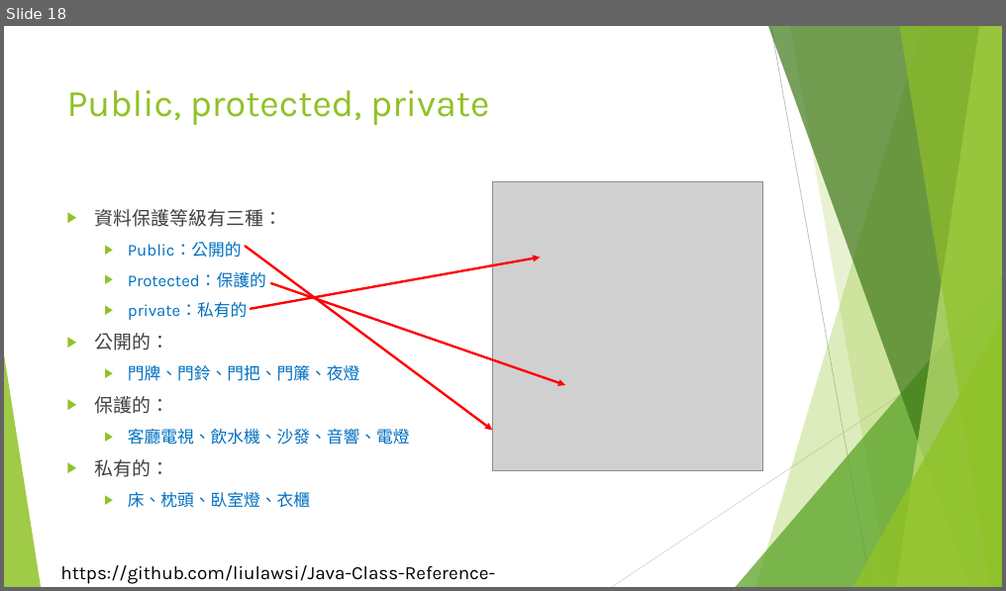
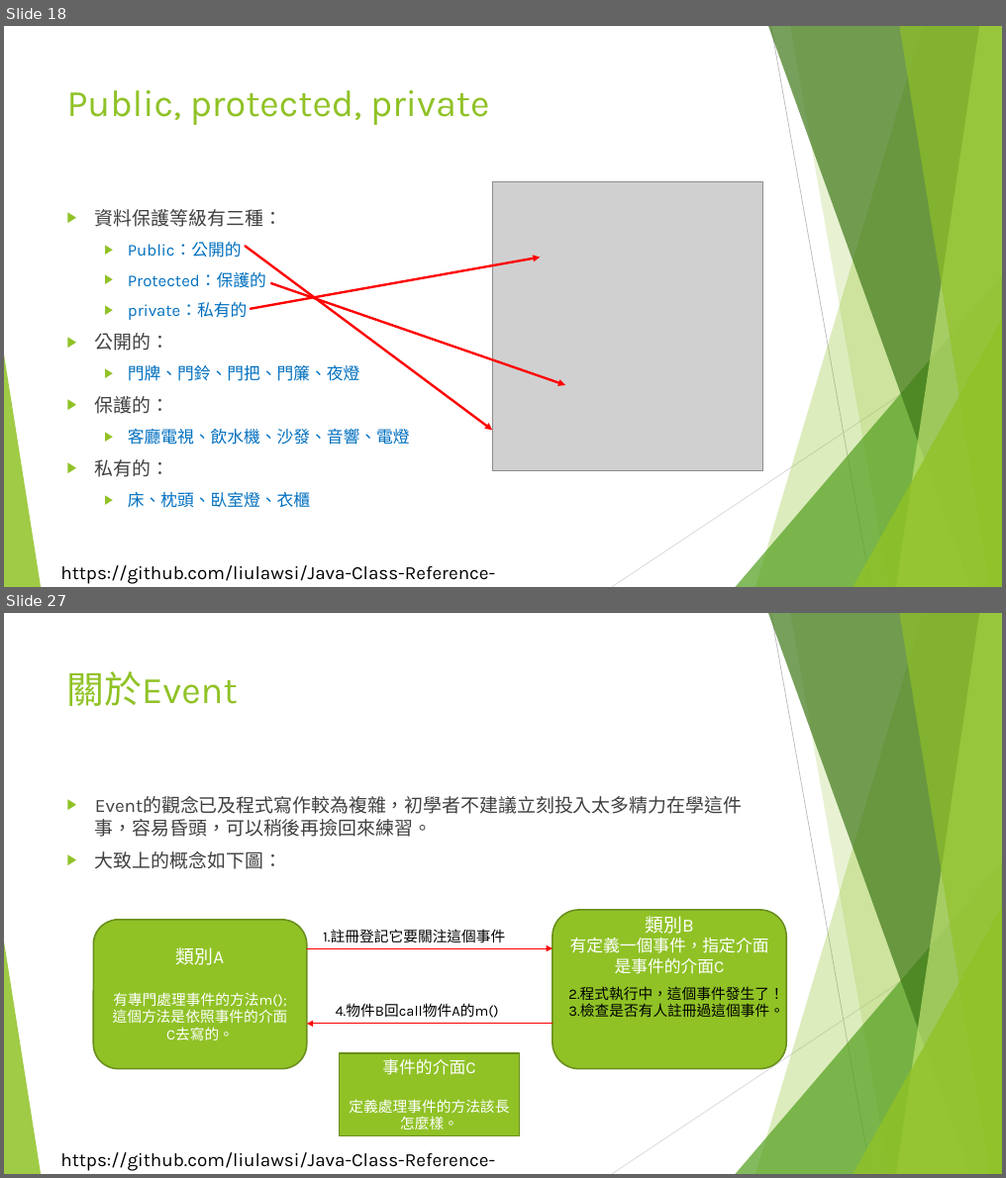
Before and after one commit to liulawsi/My_PPTs, a slide deck: LCC/Java/10_物件導向程式設計.pptx. Shown one above the other, each under a label of ours: slide 18 before the commit, slides 18 and 27 after it; the slides between them are not shown. The pictures are 1006x591 and 1006x1178 pixels, drawn with LibreOffice and Linux fonts; fonts in the diff are those of the drawing; grey boxes stand for pictures; background and template pictures are left out. Boxes give left, top, right and bottom in pixels: in the first picture for what was removed or moved away, otherwise in the second. Text is boxed around its words. In the diff, an @@ line names an element or a change of style, - is before the commit and + after.

```diff
--- a/LCC/Java/10_物件導向程式設計.pptx
+++ b/LCC/Java/10_物件導向程式設計.pptx
@@ slide 27 added at bbox=[4, 613, 1002, 1174], background #FFFFFF; not listed: 11 template elements that a slide beside it also shows @@
@@ title added at bbox=[67, 671, 238, 706], 36 pt, text #90C226 @@
+關於Event
@@ text added at bbox=[95, 796, 742, 869], 18 pt, text #404040 @@
+▶ Event的觀念已及程式寫作較為複雜，初學者不建議立刻投入太多精力在學這件事，容易昏頭，可以稍後再撿回來練習。
+▶ 大致上的概念如下圖：
@@ rounded rectangle added at bbox=[93, 920, 307, 1069], fill #90C226, outline #6B901C 1.5 pt, 14 pt, text #FFFFFF @@
+類別A
+有專門處理事件的方法m();
+這個方法是依照事件的介面C去寫的。
@@ text added at bbox=[323, 929, 505, 944], 14 pt, text #000000 @@
+1.註冊登記它要關注這個事件
@@ rounded rectangle added at bbox=[552, 910, 787, 1069], fill #90C226, outline #6B901C 1.5 pt, 16 pt, text #FFFFFF @@
+類別B
+有定義一個事件，指定介面是事件的介面C
@@ arrow added from (307, 949) to (552, 949), #FF0000 1 pt @@
@@ text added at bbox=[568, 986, 784, 1017], 14 pt, text #000000 @@
+2.程式執行中，這個事件發生了！
+3.檢查是否有人註冊過這個事件。
@@ arrow added from (552, 1024) to (307, 1024), #FF0000 1 pt @@
@@ text added at bbox=[336, 1003, 499, 1018], 14 pt, text #000000 @@
+4.物件B回call物件A的m()
@@ rectangle added at bbox=[340, 1054, 520, 1137], fill #90C226, outline #6B901C 1.5 pt, 14 pt, text #FFFFFF @@
+事件的介面C
+定義處理事件的方法該長怎麼樣。
```
Also in this commit, not shown: 4 slides changed, 8 other slides added.
